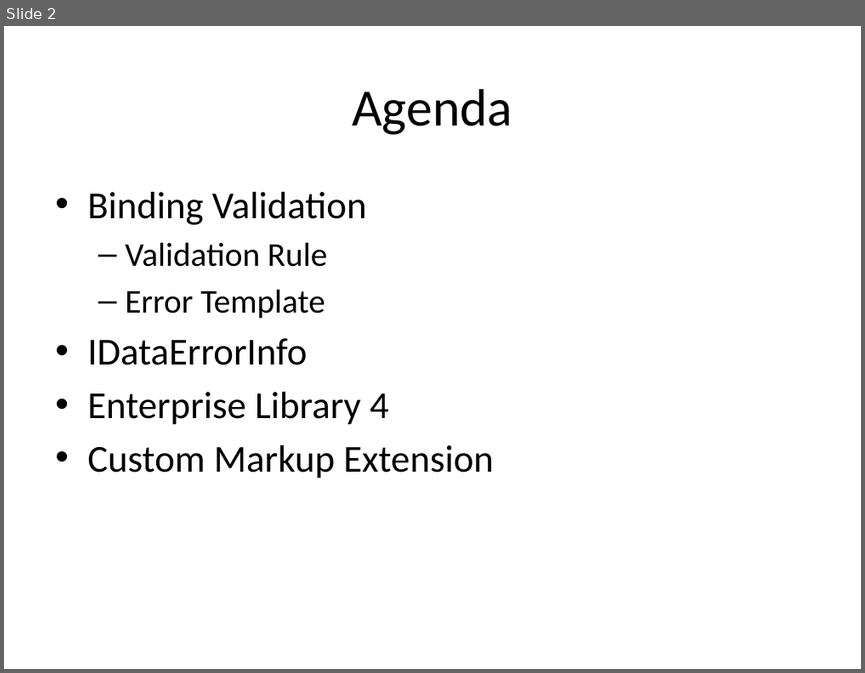
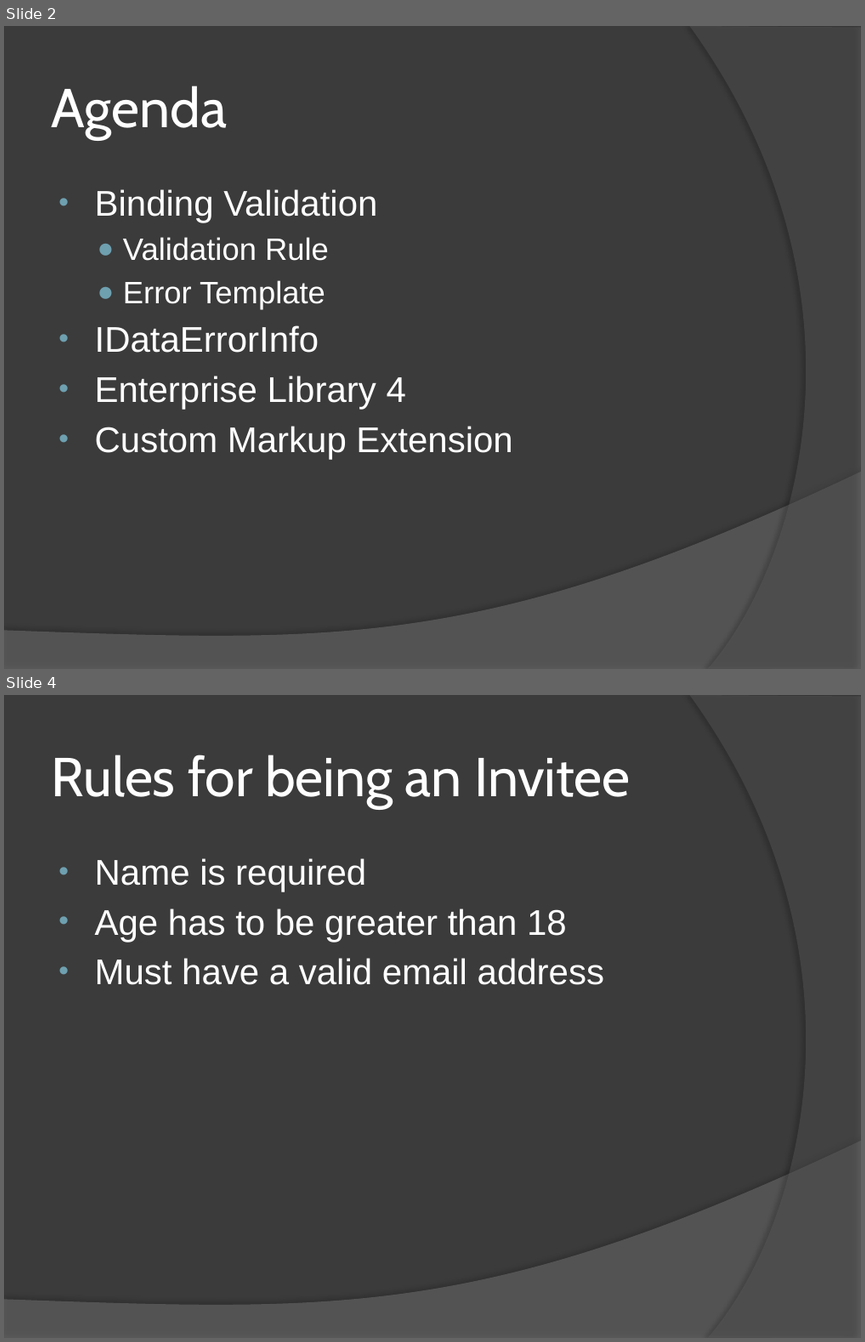
Before and after one commit to RookieOne/WPF-Input-Validation, a slide deck: WPF Validation.pptx. Shown one above the other, each under a label of ours: slide 2 before the commit, slides 2 and 4 after it; the slides between them are not shown. The pictures are 865x673 and 865x1342 pixels, drawn with LibreOffice and Linux fonts; fonts in the diff are those of the drawing. Boxes give left, top, right and bottom in pixels: in the first picture for what was removed or moved away, otherwise in the second. Text is boxed around its words. In the diff, an @@ line names an element or a change of style, - is before the commit and + after.

```diff
--- a/WPF Validation.pptx
+++ b/WPF Validation.pptx
@@ slide 4 added at [4, 695, 861, 1338], background #3B3B3B; not listed: 2 template elements that a slide beside it also shows @@
@@ title added at [51, 755, 630, 808], 46 pt, text #FFFFFF @@
+Rules for being an Invitee
@@ text added at [95, 858, 604, 985], 30 pt, text #FFFFFF @@
+• Name is required
+• Age has to be greater than 18
+• Must have a valid email address
@@ slide 2 changed as well @@
@@ background #FFFFFF to #3B3B3B @@
@@ freeform shape added at [689, 26, 861, 669], fill #5E5E5E at 40% opacity @@
@@ title "Agenda" at [51, 86, 227, 139]: size 44 to 46 pt, font Calibri to Cabin, text colour #000000 to #FFFFFF; alignment centre to left @@
@@ text "Binding Validation" at [95, 189, 512, 460]: size 32 to 30 pt in "Binding Validation", "IDataErrorInfo", "Enterprise Library 4", "Custom Markup Extension"; font Calibri to Arial, text colour #000000 to #FFFFFF; size 28 to 26 pt in "Validation Rule", "Error Template"; indent changed; bullet – to ● @@
@@ freeform shape added at [4, 471, 861, 669], fill #7F7F7F at 45% opacity @@
```
Also in this commit, not shown: 1 other slide changed, 21 other slides added.
